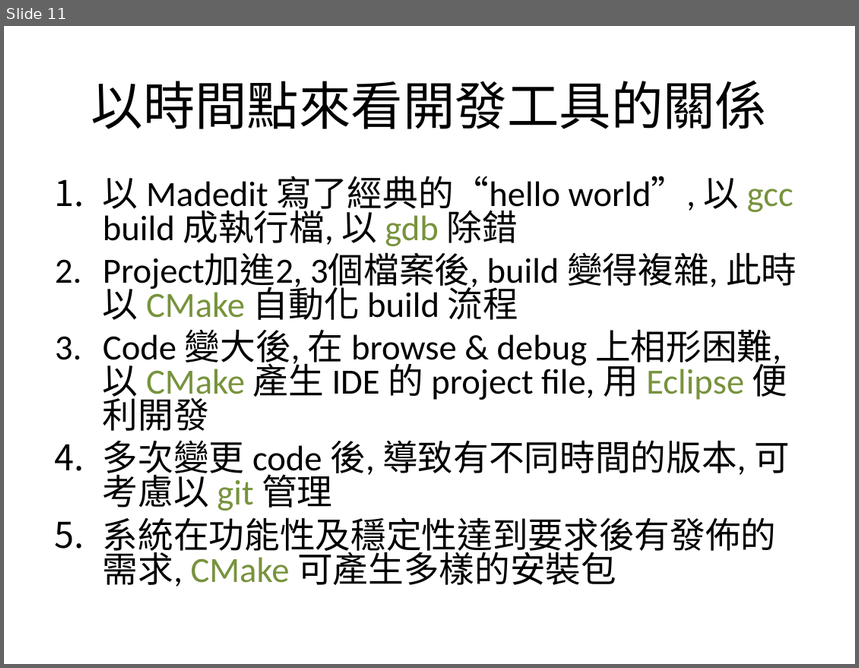
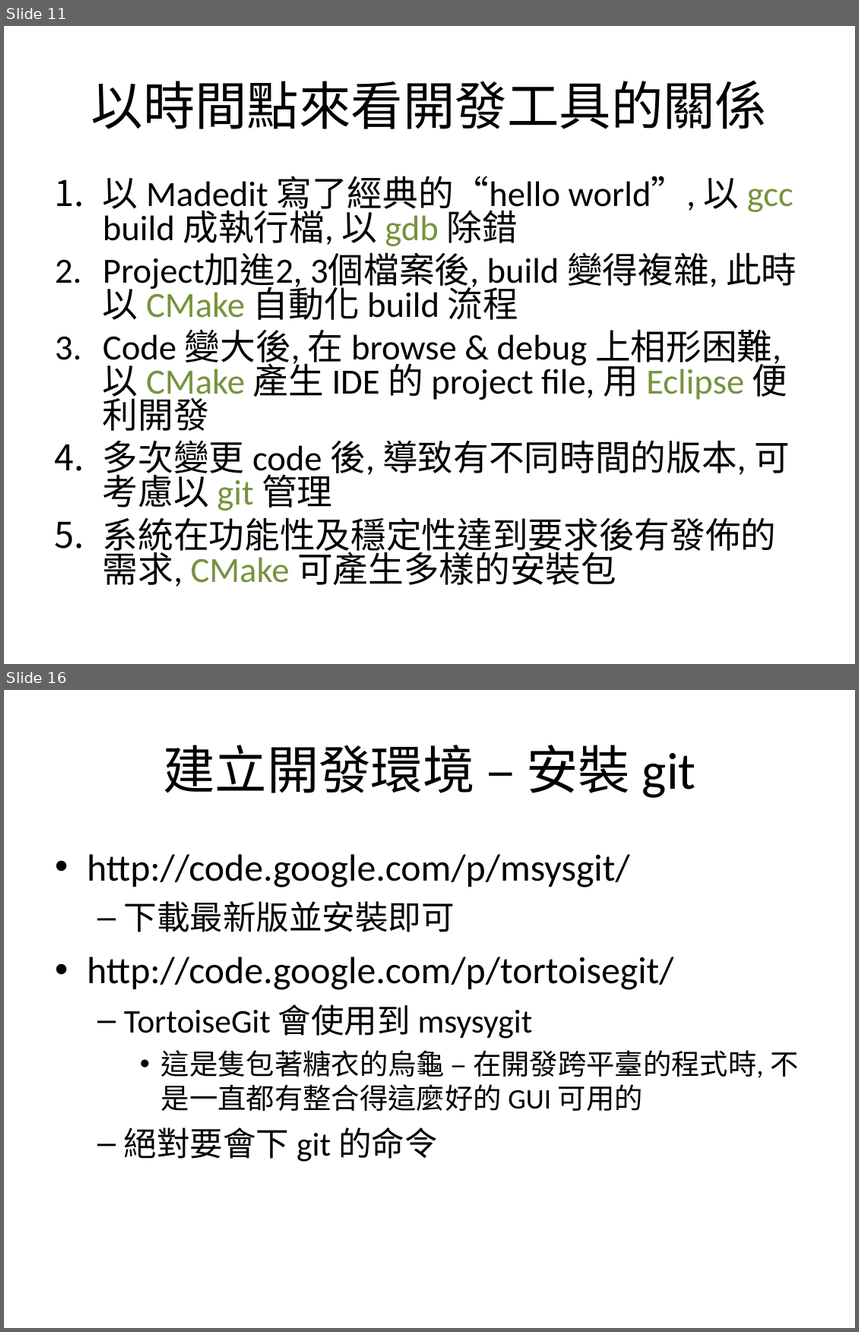
Before and after one commit to jayska/Programming, a slide deck: Slides/ProgFun.ppt. Shown one above the other, each under a label of ours: slide 11 before the commit, slides 11 and 16 after it; the slides between them are not shown. The pictures are 859x668 and 859x1332 pixels, drawn with LibreOffice and Linux fonts; fonts in the diff are those of the drawing. Boxes give left, top, right and bottom in pixels: in the first picture for what was removed or moved away, otherwise in the second. Text is boxed around its words. In the diff, an @@ line names an element or a change of style, - is before the commit and + after.

```diff
--- a/Slides/ProgFun.ppt
+++ b/Slides/ProgFun.ppt
@@ slide 16 added at [4,690,855,1328], background #FFFFFF @@
@@ title added at [163,745,696,798], 44 pt, text #000000 @@
+建立開發環境 – 安裝 git
@@ text added at [87,854,798,1162], 32 pt, text #000000 @@
+• http://code.google.com/p/msysgit/
+  – 下載最新版並安裝即可
+• http://code.google.com/p/tortoisegit/
+  – TortoiseGit 會使用到 msysygit
+    • 這是隻包著糖衣的烏龜 – 在開發跨平臺的程式時, 不是一直都有整合得這麼好的 GUI 可用的
+  – 絕對要會下 git 的命令
```
Also in this commit, not shown: 7 slides changed, 15 other slides added, 2 slides removed.
